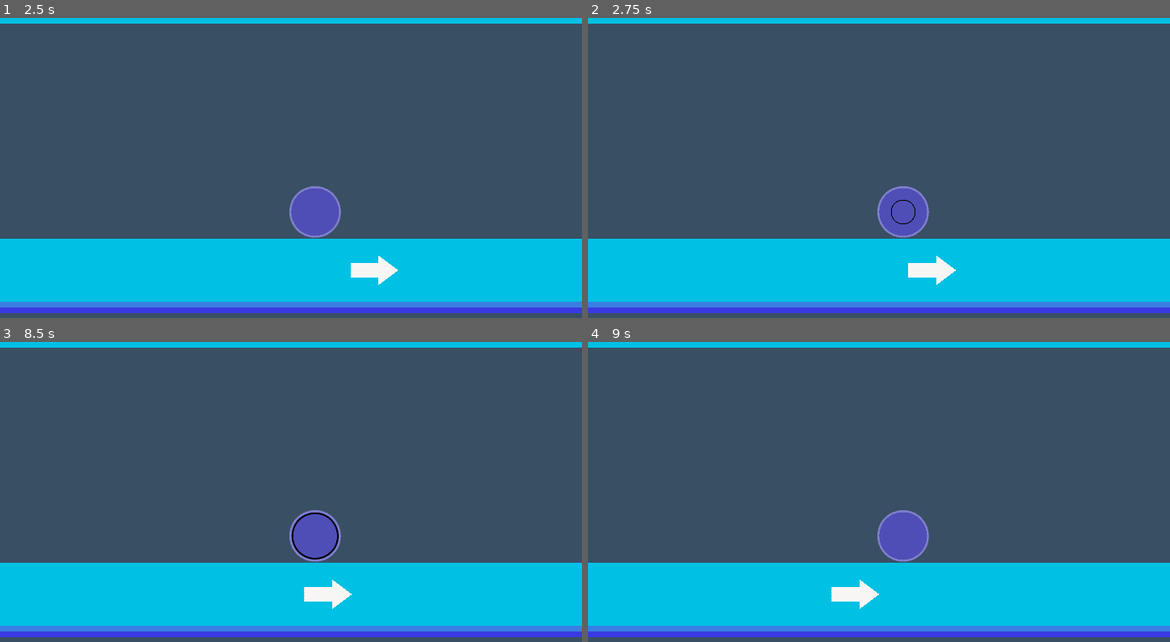
Above: before the commit, frames 1-4 (two rows, left to right).
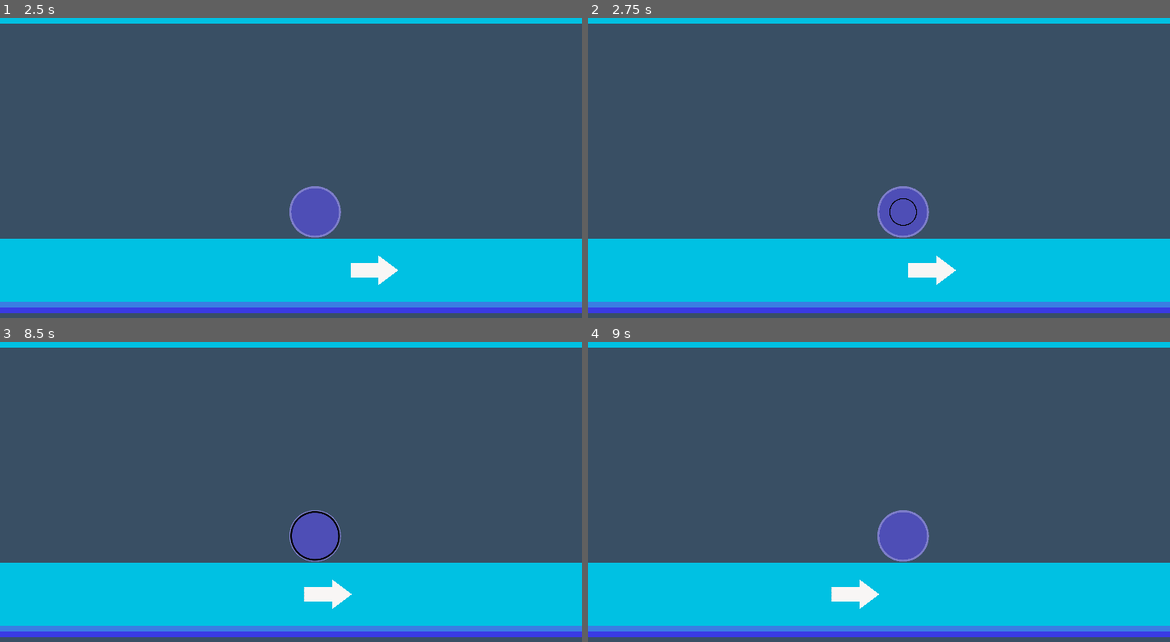
Above: after the commit, the same moments.

Repository: Timpan42/Italy-apl-game
Game: Godot game, scene res://Levels/Level1.tscn
Same seed, same stepped clock (60 frames per second), same inputs: the game is played once before the commit and once after it. Sound files missing from this copy of the repository are replaced by a short silence.
Inputs:
- Up to frame 1 (2.5 s): tap Enter at 0.5 s; hold D (right_input) 0.53-1.28 s; tap Space (angled_input) at 0.6, 1.35, 2.1 s; hold Down (down_input) 1.28-2.03 s; hold D (right_input) from 2.03 s (still down)
- Up to frame 2 (2.75 s): keep holding D (right_input)
- Up to frame 3 (8.5 s): release D (right_input) at 2.78 s; hold Up (up_input) 2.78-3.53 s; tap Space (angled_input) every 0.75 s from 2.85 to 8.1 s; hold A (left_input) 3.53-5.03 s; hold Down (down_input) 5.03-5.78 s; hold D (right_input) 5.78-6.53 s; hold Up (up_input) 6.53-7.28 s; hold D (right_input) 7.28-8.03 s; hold Down (down_input) from 8.03 s (still down)
- Up to frame 4 (9 s): release Down (down_input) at 8.78 s; hold A (left_input) from 8.78 s (still down); tap Space (angled_input) at 8.85 s

Frame 1 is identical in both runs. In frame 2, less than 0.1% of the frame differs, in the area x 51-57%, y 60-70%; in frame 3, 0.3%, in the area x 49-59%, y 56-74%; in frame 4, nothing differs.

Commit message:
maped levl 2

Diff:
--- a/Levels/Level2.tscn
+++ b/Levels/Level2.tscn
@@ -21,8 +21,9 @@
 mesh = SubResource("QuadMesh_qb3tp")
 metadata/_edit_lock_ = true
 
-[node name="GameManager" type="Node2D" parent="."]
+[node name="GameManager" type="Node2D" parent="." node_paths=PackedStringArray("sectionHolder")]
 script = ExtResource("1_tx6bg")
+sectionHolder = NodePath("../SectionHolder")
 
 [node name="AudioSyncPlayer" parent="." instance=ExtResource("2_bbavg")]
 stream = ExtResource("3_tle50")
@@ -204,10 +205,262 @@
 rotation = -1.5708
 sendingPlayerDirection = "down"
 
-[node name="Right36" parent="SectionHolder/Section 3" instance=ExtResource("5_5vdmh")]
+[node name="Up36" parent="SectionHolder/Section 3" instance=ExtResource("9_sretr")]
 position = Vector2(1767.3, -2078.8)
 rotation = 1.5708
-sendingPlayerDirection = "down"
+sendingPlayerDirection = "right"
+
+[node name="LeftUp37" parent="SectionHolder/Section 3" instance=ExtResource("7_fc0y0")]
+position = Vector2(2023.9, -2078.8)
+rotation = -1.5708
+sendingPlayerDirection = "down"
+
+[node name="Section 4" type="Node2D" parent="SectionHolder"]
+
+[node name="Up38" parent="SectionHolder/Section 4" instance=ExtResource("9_sretr")]
+position = Vector2(1640.58, -1705.48)
+rotation = 1.5708
+sendingPlayerDirection = "right"
+
+[node name="Right39" parent="SectionHolder/Section 4" instance=ExtResource("5_5vdmh")]
+position = Vector2(1883.31, -1660)
+
+[node name="Right40" parent="SectionHolder/Section 4" instance=ExtResource("5_5vdmh")]
+position = Vector2(2260.02, -1660)
+
+[node name="Right41" parent="SectionHolder/Section 4" instance=ExtResource("5_5vdmh")]
+position = Vector2(2483.34, -1660)
+
+[node name="Left42" parent="SectionHolder/Section 4" instance=ExtResource("8_phslp")]
+position = Vector2(2856.72, -1720)
+rotation = 4.71239
+sendingPlayerDirection = "down"
+
+[node name="RightUp43" parent="SectionHolder/Section 4" instance=ExtResource("6_cjj5o")]
+position = Vector2(2774.72, -1483.39)
+rotation = 1.5708
+sendingPlayerDirection = "down"
+
+[node name="LeftUp44" parent="SectionHolder/Section 4" instance=ExtResource("7_fc0y0")]
+position = Vector2(3794.72, -493.389)
+rotation = 4.71239
+sendingPlayerDirection = "down"
+
+[node name="RightUp45" parent="SectionHolder/Section 4" instance=ExtResource("6_cjj5o")]
+position = Vector2(3561.29, -259.96)
+rotation = 1.5708
+sendingPlayerDirection = "down"
+
+[node name="LeftUp46" parent="SectionHolder/Section 4" instance=ExtResource("7_fc0y0")]
+position = Vector2(4024.54, 123.29)
+rotation = -1.5708
+sendingPlayerDirection = "down"
+
+[node name="RightUp47" parent="SectionHolder/Section 4" instance=ExtResource("6_cjj5o")]
+position = Vector2(3711.22, 336.613)
+rotation = 1.5708
+sendingPlayerDirection = "down"
+
+[node name="LeftUp48" parent="SectionHolder/Section 4" instance=ExtResource("7_fc0y0")]
+position = Vector2(4177.94, 703.333)
+rotation = -1.5708
+sendingPlayerDirection = "down"
+
+[node name="RightUp49" parent="SectionHolder/Section 4" instance=ExtResource("6_cjj5o")]
+position = Vector2(3898.01, 943.258)
+rotation = 1.5708
+sendingPlayerDirection = "down"
+
+[node name="LeftUp50" parent="SectionHolder/Section 4" instance=ExtResource("7_fc0y0")]
+position = Vector2(4364.7, 1329.94)
+rotation = -1.5708
+sendingPlayerDirection = "down"
+
+[node name="Section 5" type="Node2D" parent="SectionHolder"]
+
+[node name="Left51" parent="SectionHolder/Section 5" instance=ExtResource("8_phslp")]
+position = Vector2(4071.34, 1543.3)
+
+[node name="Left52" parent="SectionHolder/Section 5" instance=ExtResource("8_phslp")]
+position = Vector2(3684.72, 1543.3)
+
+[node name="Left53" parent="SectionHolder/Section 5" instance=ExtResource("8_phslp")]
+position = Vector2(3471.26, 1543.3)
+
+[node name="Left54" parent="SectionHolder/Section 5" instance=ExtResource("8_phslp")]
+position = Vector2(3091.4, 1543.3)
+
+[node name="Left55" parent="SectionHolder/Section 5" instance=ExtResource("8_phslp")]
+position = Vector2(2861.35, 1523.3)
+rotation = 1.5708
+sendingPlayerDirection = "up"
+
+[node name="Left56" parent="SectionHolder/Section 5" instance=ExtResource("8_phslp")]
+position = Vector2(2861.35, 1129.91)
+rotation = 1.5708
+sendingPlayerDirection = "up"
+
+[node name="Up57" parent="SectionHolder/Section 5" instance=ExtResource("9_sretr")]
+position = Vector2(2943.35, 886.637)
+rotation = 4.71239
+sendingPlayerDirection = "left"
+
+[node name="Right58" parent="SectionHolder/Section 5" instance=ExtResource("5_5vdmh")]
+position = Vector2(2580.03, 854.637)
+rotation = 3.14159
+sendingPlayerDirection = "left"
+
+[node name="Right59" parent="SectionHolder/Section 5" instance=ExtResource("5_5vdmh")]
+position = Vector2(2333.39, 854.637)
+rotation = 3.14159
+sendingPlayerDirection = "left"
+
+[node name="LeftUp60" parent="SectionHolder/Section 5" instance=ExtResource("7_fc0y0")]
+position = Vector2(1350.02, 886.637)
+
+[node name="Section 6" type="Node2D" parent="SectionHolder"]
+
+[node name="RightUp61" parent="SectionHolder/Section 6" instance=ExtResource("6_cjj5o")]
+position = Vector2(1180.02, 716.632)
+rotation = 3.14159
+sendingPlayerDirection = "down"
+secondPlayerDirection = "left"
+
+[node name="LeftUp62" parent="SectionHolder/Section 6" instance=ExtResource("7_fc0y0")]
+position = Vector2(1003.34, 893.305)
+
+[node name="RightUp63" parent="SectionHolder/Section 6" instance=ExtResource("6_cjj5o")]
+position = Vector2(856.683, 746.643)
+rotation = -3.14159
+sendingPlayerDirection = "down"
+secondPlayerDirection = "left"
+
+[node name="RightUp64" parent="SectionHolder/Section 6" instance=ExtResource("6_cjj5o")]
+position = Vector2(706.669, 896.657)
+rotation = 1.5708
+sendingPlayerDirection = "down"
+
+[node name="Left65" parent="SectionHolder/Section 6" instance=ExtResource("8_phslp")]
+position = Vector2(903.337, 1043.32)
+rotation = 4.71239
+sendingPlayerDirection = "down"
+
+[node name="Left66" parent="SectionHolder/Section 6" instance=ExtResource("8_phslp")]
+position = Vector2(903.337, 1190.09)
+rotation = 4.71239
+sendingPlayerDirection = "down"
+
+[node name="Left67" parent="SectionHolder/Section 6" instance=ExtResource("8_phslp")]
+position = Vector2(903.337, 1343.3)
+rotation = 4.71239
+sendingPlayerDirection = "down"
+
+[node name="LeftUp68" parent="SectionHolder/Section 6" instance=ExtResource("7_fc0y0")]
+position = Vector2(873.337, 1496.66)
+
+[node name="Up69" parent="SectionHolder/Section 6" instance=ExtResource("9_sretr")]
+position = Vector2(650.017, 1233.34)
+rotation = 3.14159
+sendingPlayerDirection = "down"
+
+[node name="Right70" parent="SectionHolder/Section 6" instance=ExtResource("5_5vdmh")]
+position = Vector2(590.017, 1503.33)
+rotation = 1.5708
+sendingPlayerDirection = "down"
+
+[node name="Right71" parent="SectionHolder/Section 6" instance=ExtResource("5_5vdmh")]
+position = Vector2(650.017, 1653.37)
+
+[node name="Right72" parent="SectionHolder/Section 6" instance=ExtResource("5_5vdmh")]
+position = Vector2(803.523, 1653.37)
+
+[node name="Right73" parent="SectionHolder/Section 6" instance=ExtResource("5_5vdmh")]
+position = Vector2(960.021, 1653.37)
+
+[node name="Section 7" type="Node2D" parent="SectionHolder"]
+
+[node name="RightUp74" parent="SectionHolder/Section 7" instance=ExtResource("6_cjj5o")]
+position = Vector2(1103.32, 1653.37)
+
+[node name="LeftUp75" parent="SectionHolder/Section 7" instance=ExtResource("7_fc0y0")]
+position = Vector2(1316.68, 1420.01)
+rotation = 3.14159
+sendingPlayerDirection = "down"
+secondPlayerDirection = "right"
+
+[node name="Up76" parent="SectionHolder/Section 7" instance=ExtResource("9_sretr")]
+position = Vector2(1556.68, 1640.01)
+
+[node name="Right77" parent="SectionHolder/Section 7" instance=ExtResource("5_5vdmh")]
+position = Vector2(1616.68, 1266.69)
+rotation = 4.71239
+sendingPlayerDirection = "up"
+
+[node name="Right78" parent="SectionHolder/Section 7" instance=ExtResource("5_5vdmh")]
+position = Vector2(1616.68, 1049.99)
+rotation = 4.71239
+sendingPlayerDirection = "up"
+
+[node name="Right79" parent="SectionHolder/Section 7" instance=ExtResource("5_5vdmh")]
+position = Vector2(1616.68, 673.391)
+rotation = 4.71239
+sendingPlayerDirection = "up"
+
+[node name="Right80" parent="SectionHolder/Section 7" instance=ExtResource("5_5vdmh")]
+position = Vector2(1616.68, 433.334)
+rotation = 4.71239
+sendingPlayerDirection = "up"
+
+[node name="Up81" parent="SectionHolder/Section 7" instance=ExtResource("9_sretr")]
+position = Vector2(1534.68, 193.277)
+rotation = 1.5708
+sendingPlayerDirection = "right"
+
+[node name="RightUp82" parent="SectionHolder/Section 7" instance=ExtResource("6_cjj5o")]
+position = Vector2(1898.05, 193.277)
+rotation = 4.71239
+secondPlayerDirection = "left"
+
+[node name="Up83" parent="SectionHolder/Section 7" instance=ExtResource("9_sretr")]
+position = Vector2(1261.41, -413.358)
+rotation = 1.5708
+sendingPlayerDirection = "right"
+
+[node name="RightUp84" parent="SectionHolder/Section 7" instance=ExtResource("6_cjj5o")]
+position = Vector2(1884.75, -403.358)
+rotation = 4.71239
+secondPlayerDirection = "left"
+
+[node name="Left85" parent="SectionHolder/Section 7" instance=ExtResource("8_phslp")]
+position = Vector2(1664.87, -633.238)
+rotation = 3.14159
+sendingPlayerDirection = "right"
+
+[node name="Left86" parent="SectionHolder/Section 7" instance=ExtResource("8_phslp")]
+position = Vector2(2051.62, -633.238)
+rotation = 3.14159
+sendingPlayerDirection = "right"
+
+[node name="Left87" parent="SectionHolder/Section 7" instance=ExtResource("8_phslp")]
+position = Vector2(2294.97, -633.238)
+rotation = 3.14159
+sendingPlayerDirection = "right"
+
+[node name="RightUp88" parent="SectionHolder/Section 7" instance=ExtResource("6_cjj5o")]
+position = Vector2(2644.9, -551.238)
+
+[node name="RightUp89" parent="SectionHolder/Section 7" instance=ExtResource("6_cjj5o")]
+position = Vector2(2911.67, -818.001)
+rotation = 4.71239
+secondPlayerDirection = "left"
+
+[node name="Left90" parent="SectionHolder/Section 7" instance=ExtResource("8_phslp")]
+position = Vector2(2568.34, -1161.32)
+rotation = 3.14159
+sendingPlayerDirection = "right"
+
+[node name="Right91" parent="SectionHolder/Section 7" instance=ExtResource("5_5vdmh")]
+position = Vector2(4168.33, -1079.32)
 
 [node name="Player" parent="." instance=ExtResource("5_g0syc")]
 gravity = 980
--- a/Prefabs/player/Player.tscn
+++ b/Prefabs/player/Player.tscn
@@ -5,7 +5,7 @@
 [ext_resource type="Texture2D" uid="uid://d4niseypywdm6" path="res://Assets/circle.png" id="4_8qvgr"]
 
 [sub_resource type="CapsuleShape2D" id="CapsuleShape2D_akn0j"]
-radius = 22.0
+radius = 28.0
 height = 126.0
 
 [node name="Player" type="CharacterBody2D"]
--- a/Scripts/Systems/Game.gd
+++ b/Scripts/Systems/Game.gd
@@ -4,6 +4,7 @@
 @export var songOffset : float = 0
 @export var xOffset : float
 @export var yOffset : float
+@export var sectionHolder : Node2D
 
 var minPlatform = 0
 var maxPlatform = 9
@@ -19,9 +20,12 @@
 
 func _on_player_start_game():
 	if(startIndex != 0):
-		for childeIndex in range($"../SectionHolder".get_child_count()):
+		for childeIndex in range(sectionHolder.get_child_count()):
 			if startIndex >= minPlatform && startIndex <= maxPlatform:
-				platformStart = $"../SectionHolder".get_child(childeIndex).get_child(startIndex - childeIndex * 10)
+				print(childeIndex)
+				print(startIndex - childeIndex * 10)
+				platformStart = sectionHolder.get_child(childeIndex).get_child(startIndex - childeIndex * 10)
+				print(sectionHolder.get_child(childeIndex))
 				break
 			else:
 				minPlatform += 10
